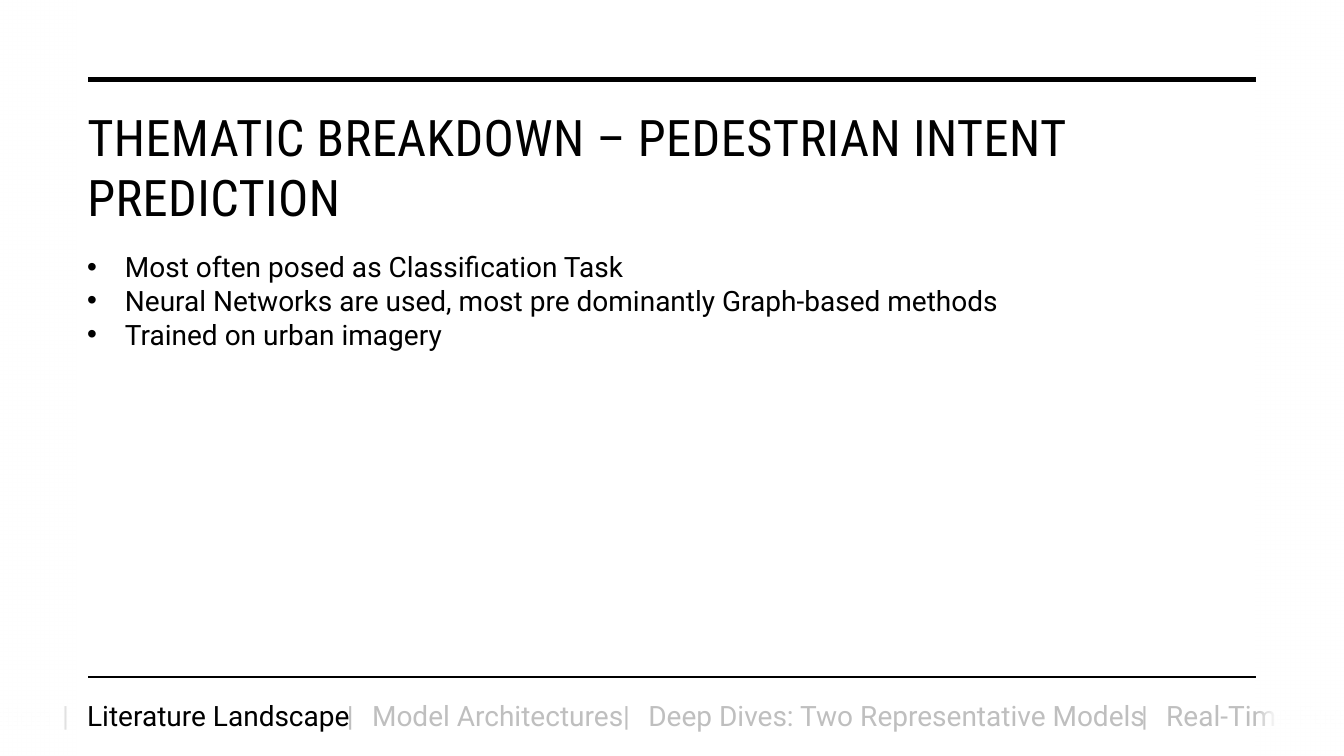
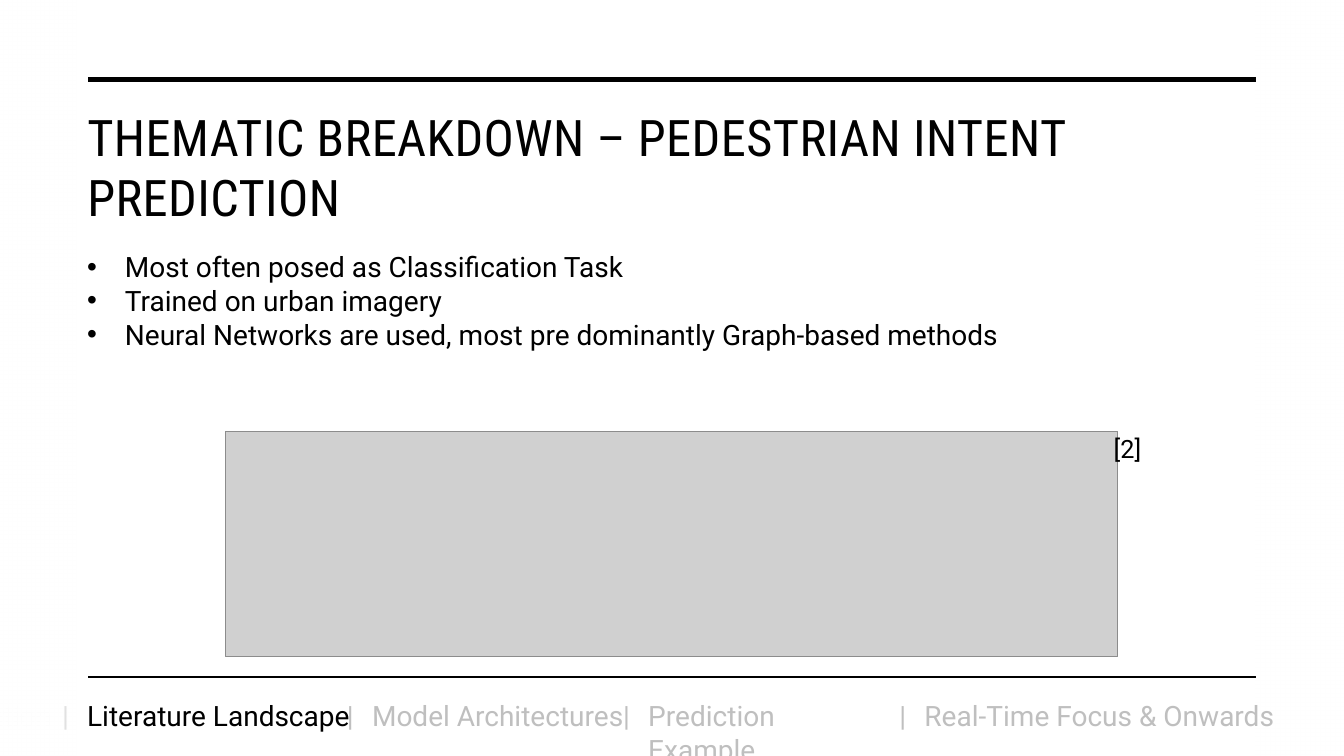
Before and after one commit to AndrewHutani/HMP, a slide deck: slide 5 of Towards Real-Time Human Motion Prediction using Data-Driven and.pptx (slide 6 before the commit). Drawn at 1344x756 pixels with LibreOffice and Linux fonts; fonts in the diff are those of the drawing; grey boxes stand for pictures. Boxes give left, top, right and bottom in pixels: in the first picture for what was removed or moved away, otherwise in the second. Text is boxed around its words. In the diff, an @@ line names an element or a change of style, - is before the commit and + after.

```diff
--- a/Towards Real-Time Human Motion Prediction using Data-Driven and.pptx
+++ b/Towards Real-Time Human Motion Prediction using Data-Driven and.pptx
@@ text at (125, 290, 442, 317): paragraph added @@
+• Trained on urban imagery
@@ text at (125, 324, 442, 351): paragraph removed @@
-• Trained on urban imagery
@@ picture added at (226, 432, 1118, 657) @@
@@ text added at (1114, 435, 1142, 464), 18 pt, text #000000 @@
+[2]
@@ text removed at (648, 705, 1145, 732) @@
-Deep Dives: Two Representative Models
@@ text added at (648, 705, 775, 726), 20 pt, text #BFBFBF @@
+Prediction Example
@@ text "|": place and size @@
-text "|" at (1131, 694, 1167, 738)
+text "|" at (889, 694, 925, 738)
@@ text "Real-Time Focus & Onwards" rewrapped from (1166, 705, 1291, 726) to (924, 705, 1274, 726) @@
```
Also in this commit, not shown: 10 other slides changed, 5 slides added, 3 slides removed, 11 other files.
